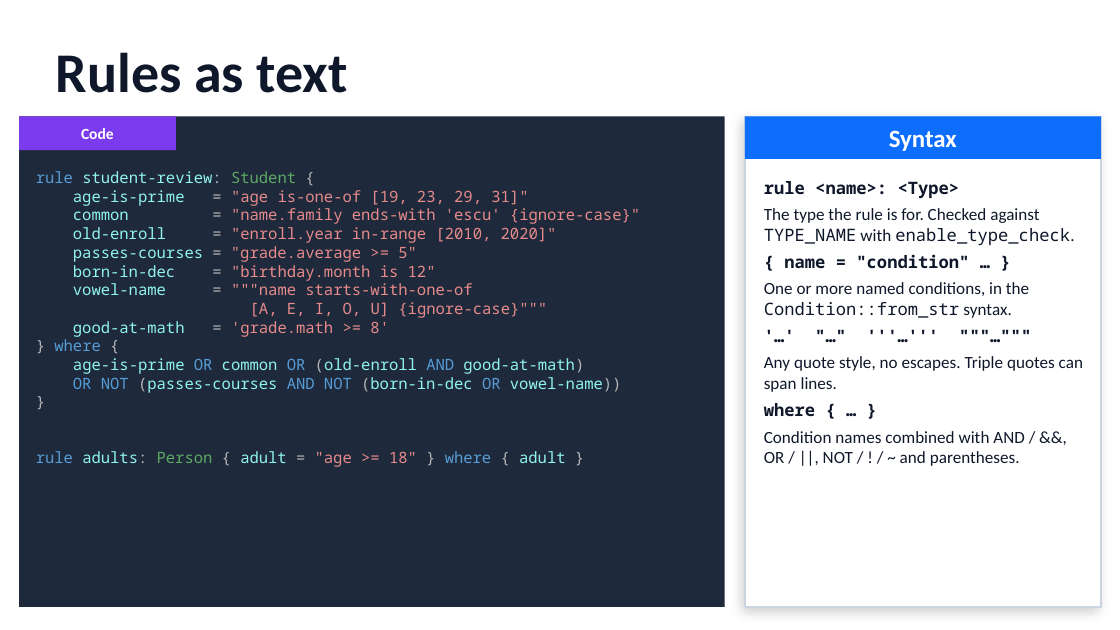
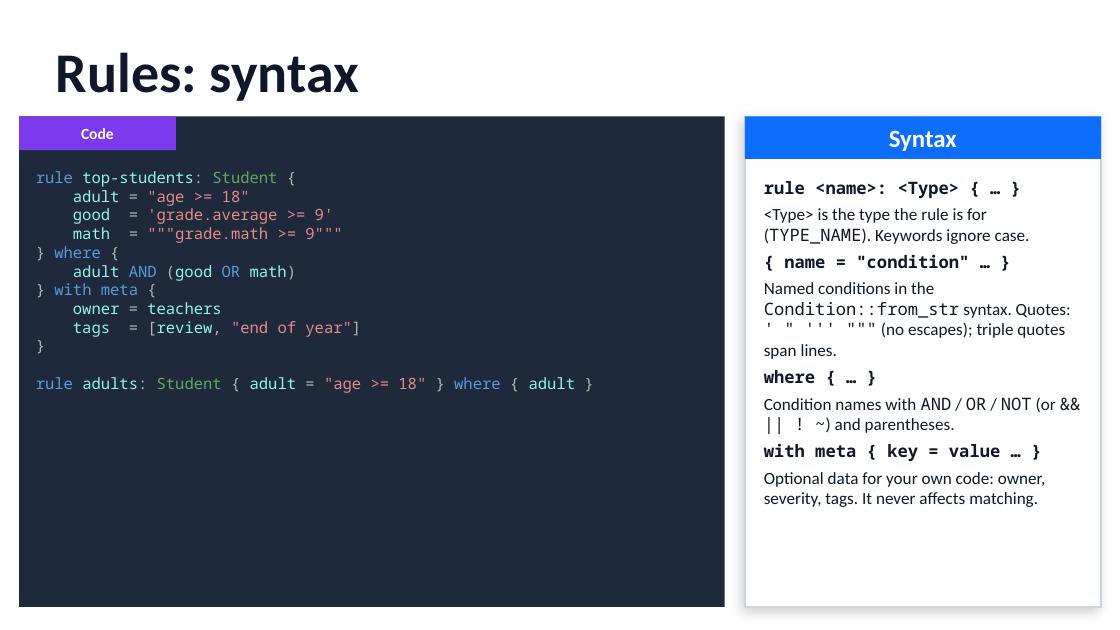
Before and after one commit to gdt050579/whereexpr, a slide deck: slide 31 of whereexpr.pptx (slide 27 before the commit). Drawn at 1120x630 pixels with LibreOffice and Linux fonts; fonts in the diff are those of the drawing. Boxes give left, top, right and bottom in pixels: in the first picture for what was removed or moved away, otherwise in the second. Text is boxed around its words. In the diff, an @@ line names an element or a change of style, - is before the commit and + after.

```diff
--- a/whereexpr.pptx
+++ b/whereexpr.pptx
@@ text at (x1=56, y1=52, x2=359, y2=101): text changed @@
-Rules as text
+Rules: syntax
@@ text at (x1=36, y1=171, x2=342, y2=243): text changed @@
-rule student-review: Student {
-age-is-prime = "age is-one-of [19, 23, 29, 31]"
-common = "name.family ends-with 'escu' {ignore-case}"
-old-enroll = "enroll.year in-range [2010, 2020]"
-passes-courses = "grade.average >= 5"
-born-in-dec = "birthday.month is 12"
-vowel-name = """name starts-with-one-of
-[A, E, I, O, U] {ignore-case}"""
-good-at-math = 'grade.math >= 8'
+rule top-students: Student {
+adult = "age >= 18"
+good = 'grade.average >= 9'
+math = """grade.math >= 9"""
@@ text at (x1=764, y1=181, x2=1030, y2=244): text changed; font Noto Sans Mono to Calibri @@
-rule <name>: <Type>
-The type the rule is for. Checked against TYPE_NAME with enable_type_check.
+rule <name>: <Type> { … }
+<Type> is the type the rule is for (TYPE_NAME). Keywords ignore case.
@@ text at (x1=54, y1=265, x2=361, y2=337): text changed @@
-age-is-prime OR common OR (old-enroll AND good-at-math)
-OR NOT (passes-courses AND NOT (born-in-dec OR vowel-name))
+adult AND (good OR math)
+} with meta {
+owner = teachers
+tags = [review, "end of year"]
@@ text at (x1=764, y1=282, x2=1071, y2=359): text changed @@
-One or more named conditions, in the Condition::from_str syntax.
-'…' "…" '''…''' """…"""
-Any quote style, no escapes. Triple quotes can span lines.
+Named conditions in the Condition::from_str syntax. Quotes: ' " ''' """ (no escapes); triple quotes span lines.
@@ text at (x1=36, y1=377, x2=576, y2=393): text changed @@
-rule adults: Person { adult = "age >= 18" } where { adult }
+rule adults: Student { adult = "age >= 18" } where { adult }
@@ text at (x1=764, y1=397, x2=1056, y2=507): text changed @@
-Condition names combined with AND / &&, OR / ||, NOT / ! / ~ and parentheses.
+Condition names with AND / OR / NOT (or && || ! ~) and parentheses.
+with meta { key = value … }
+Optional data for your own code: owner, severity, tags. It never affects matching.
```
Also in this commit, not shown: 3 other slides changed, 7 slides added, 3 other files.
